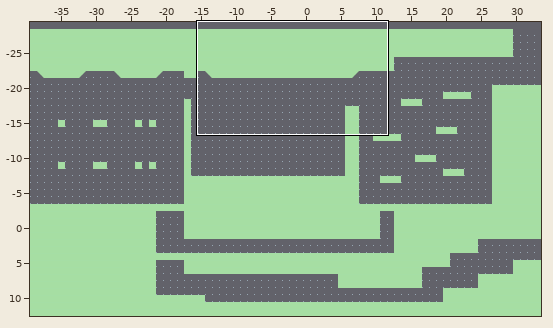
Two versions of a level (Tiled map, Assets/Tiled/Level1TileMap/test.tmx). The first picture is a wide view before the edit; the outline marks the close-up.
Close-up. Before the edit:
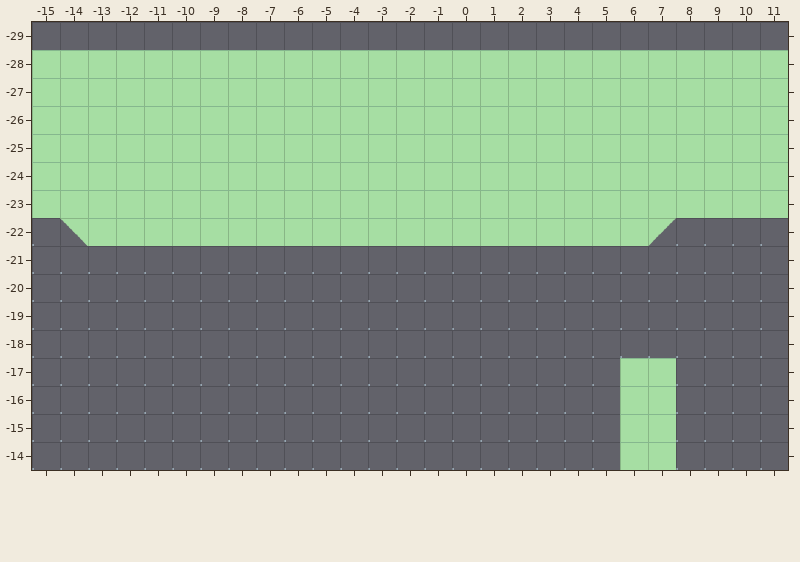
Cells are 256x256 px. Shown: x -15..11, y -29..-14. The commit also changed other parts of the map, which this record leaves out.
The same view after the edit:
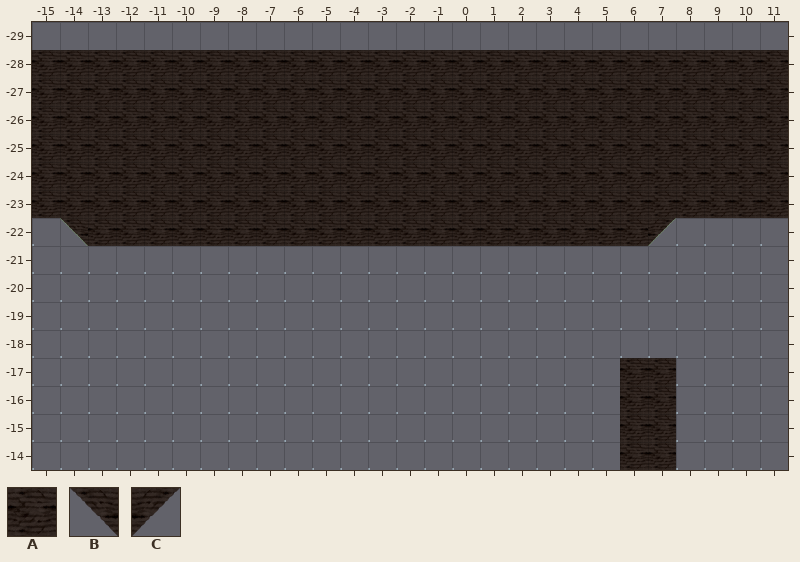
Key: from "Level1 Tileset": A 8, B 13, C 14.
_ is an empty cell.
Difference:
Layer "ground":
Tile A now appears in rows -28 to -23 at x -15 to 11; in row -22 at x -13 to 6; in rows -17 to -14 at x 6 to 7.
Tile B now appears in row -22 at x -14.
Tile C now appears in row -22 at x 7.
